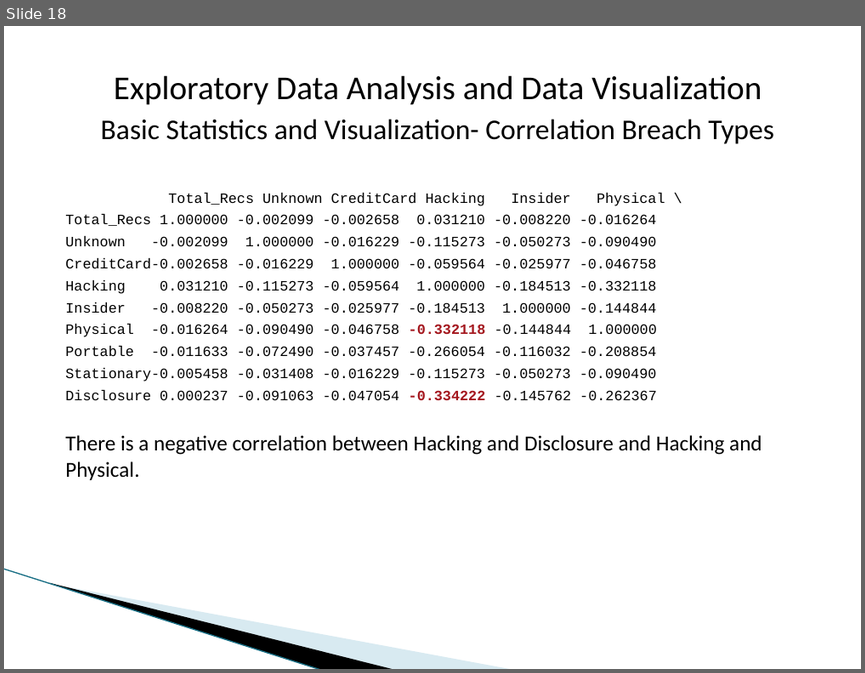
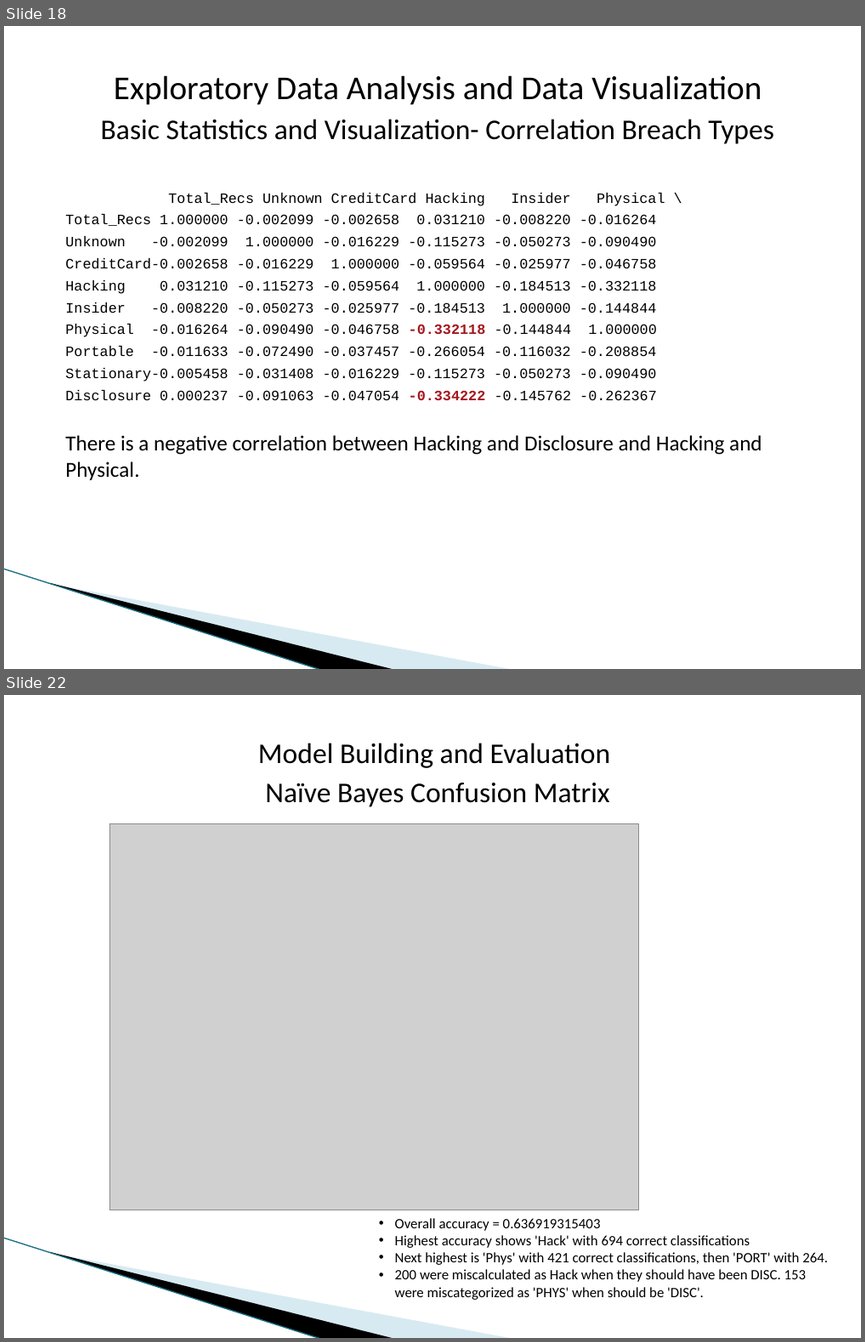
Before and after one commit to dmrod01/Capstone, a slide deck: Final Analysis - Data Capstone Project - Data Breaches.pptx. Shown one above the other, each under a label of ours: slide 18 before the commit, slides 18 and 22 after it; the slides between them are not shown. The pictures are 865x673 and 865x1342 pixels, drawn with LibreOffice and Linux fonts; fonts in the diff are those of the drawing; grey boxes stand for pictures; background and template pictures are left out. Boxes give left, top, right and bottom in pixels: in the first picture for what was removed or moved away, otherwise in the second. Text is boxed around its words. In the diff, an @@ line names an element or a change of style, - is before the commit and + after.

```diff
--- a/Final Analysis - Data Capstone Project - Data Breaches.pptx
+++ b/Final Analysis - Data Capstone Project - Data Breaches.pptx
@@ slide 22 added at <box>4,695,861,1338</box>, background #FFFFFF; not listed: 3 template elements that a slide beside it also shows @@
@@ text added at <box>258,743,611,807</box>, 24 pt, text #000000 @@
+Model Building and Evaluation
+Naïve Bayes Confusion Matrix
@@ picture added at <box>109,823,639,1210</box> @@
@@ text added at <box>395,1218,828,1299</box>, 12 pt, text #000000 @@
+• Overall accuracy = 0.636919315403
+• Highest accuracy shows 'Hack' with 694 correct classifications
+• Next highest is 'Phys' with 421 correct classifications, then 'PORT' with 264.
+• 200 were miscalculated as Hack when they should have been DISC. 153 were miscategorized as 'PHYS' when should be 'DISC'.
```
Also in this commit, not shown: 15 other slides added.
